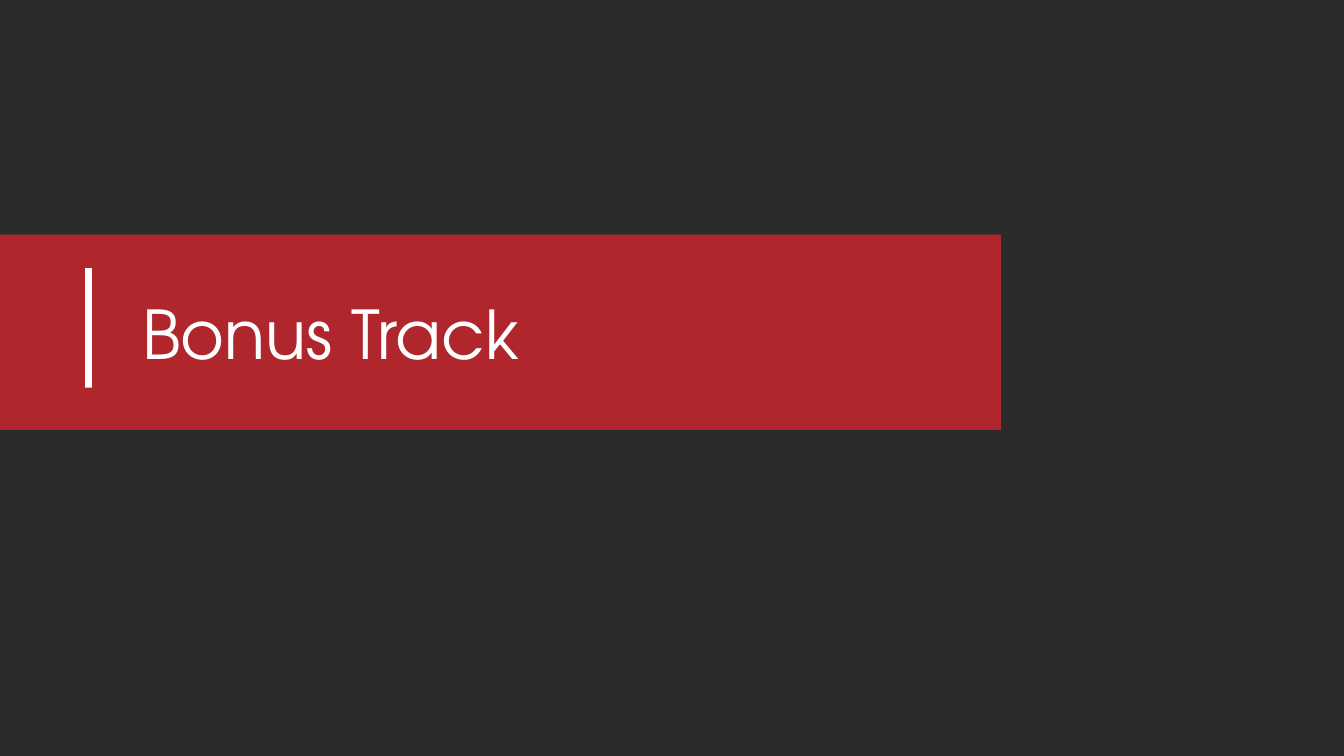
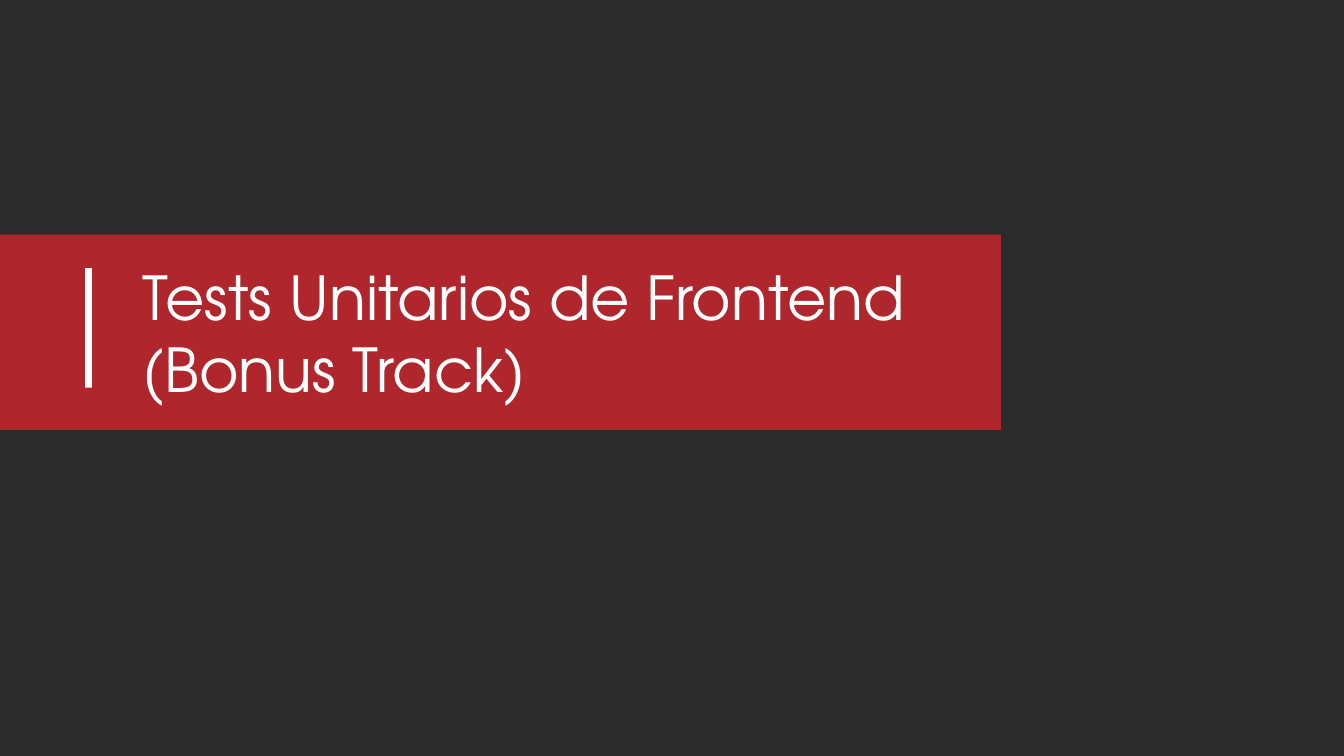
Before and after one commit to lgoldin/DesigningTestableApplications, a slide deck: slide 41 of MUG - Diseñando Aplicaciones Testeables.pptx (slide 39 before the commit). Drawn at 1344x756 pixels with LibreOffice and Linux fonts; fonts in the diff are those of the drawing; background and template pictures are left out; a plain dark background stands for a picture behind light text. Boxes give left, top, right and bottom in pixels: in the first picture for what was removed or moved away, otherwise in the second. Text is boxed around its words. In the diff, an @@ line names an element or a change of style, - is before the commit and + after.

```diff
--- a/MUG - Diseñando Aplicaciones Testeables.pptx
+++ b/MUG - Diseñando Aplicaciones Testeables.pptx
@@ title at <box>142,275,905,406</box>: text changed; size 48 to 43.2 pt @@
-Bonus Track
+Tests Unitarios de Frontend (Bonus Track)
```
Also in this commit, not shown: 7 slides added.
